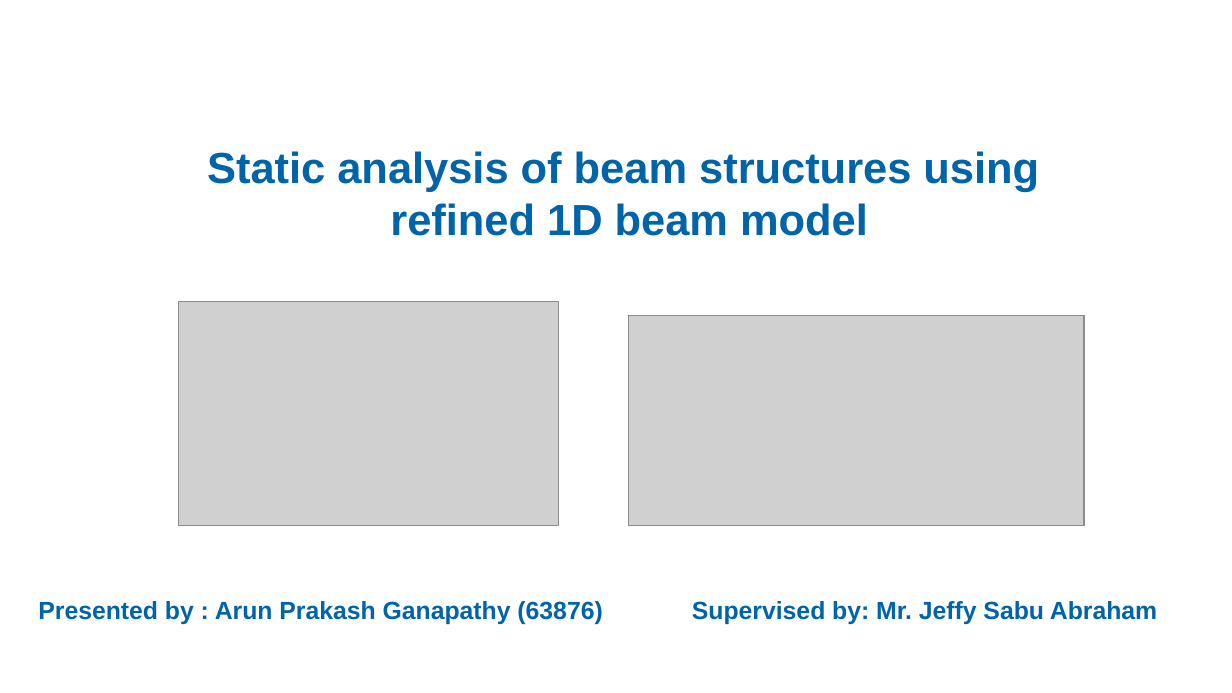
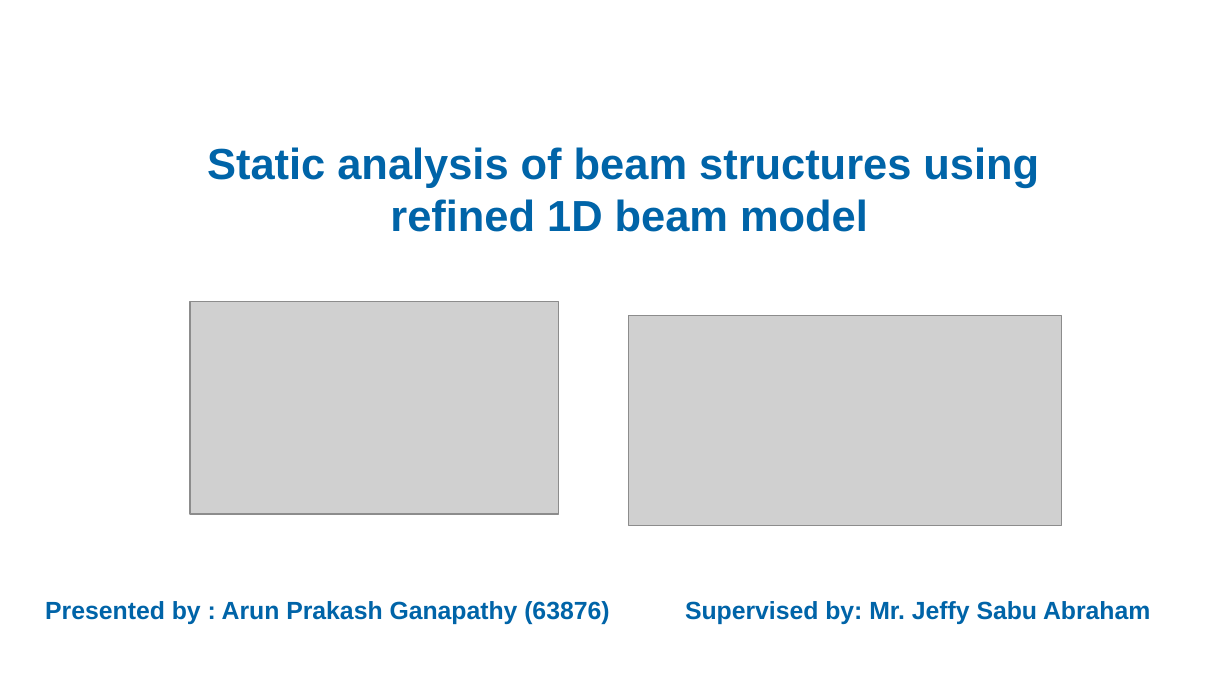
Before and after one commit to ARUN-PRAKASH-95/PPP-presentations, a slide deck: slide 1 of PPPSS19_63876_ARUN_PRAKASH_GANAPATHY.odp. Drawn at 1232x693 pixels with LibreOffice and Linux fonts; fonts in the diff are those of the drawing; grey boxes stand for pictures; background and template pictures are left out. Boxes give left, top, right and bottom in pixels: in the first picture for what was removed or moved away, otherwise in the second. Text is boxed around its words. In the diff, an @@ line names an element or a change of style, - is before the commit and + after.

```diff
--- a/PPPSS19_63876_ARUN_PRAKASH_GANAPATHY.odp
+++ b/PPPSS19_63876_ARUN_PRAKASH_GANAPATHY.odp
@@ title "Static analysis of beam structures ...": place and size @@
-title "Static analysis of beam structures ..." at (207, 151, 1039, 236)
+title "Static analysis of beam structures ..." at (207, 147, 1039, 232)
@@ picture: place and size @@
-picture at (179, 302, 559, 525)
+picture at (190, 302, 559, 514)
@@ picture: place and size @@
-picture at (628, 316, 1084, 525)
+picture at (628, 316, 1062, 525)
@@ text "Presented by : Arun Prakash ..." rewrapped from (38, 601, 1157, 624) to (45, 601, 1150, 624) @@
```
Also in this commit, not shown: 7 other slides changed, 1 slide added.
